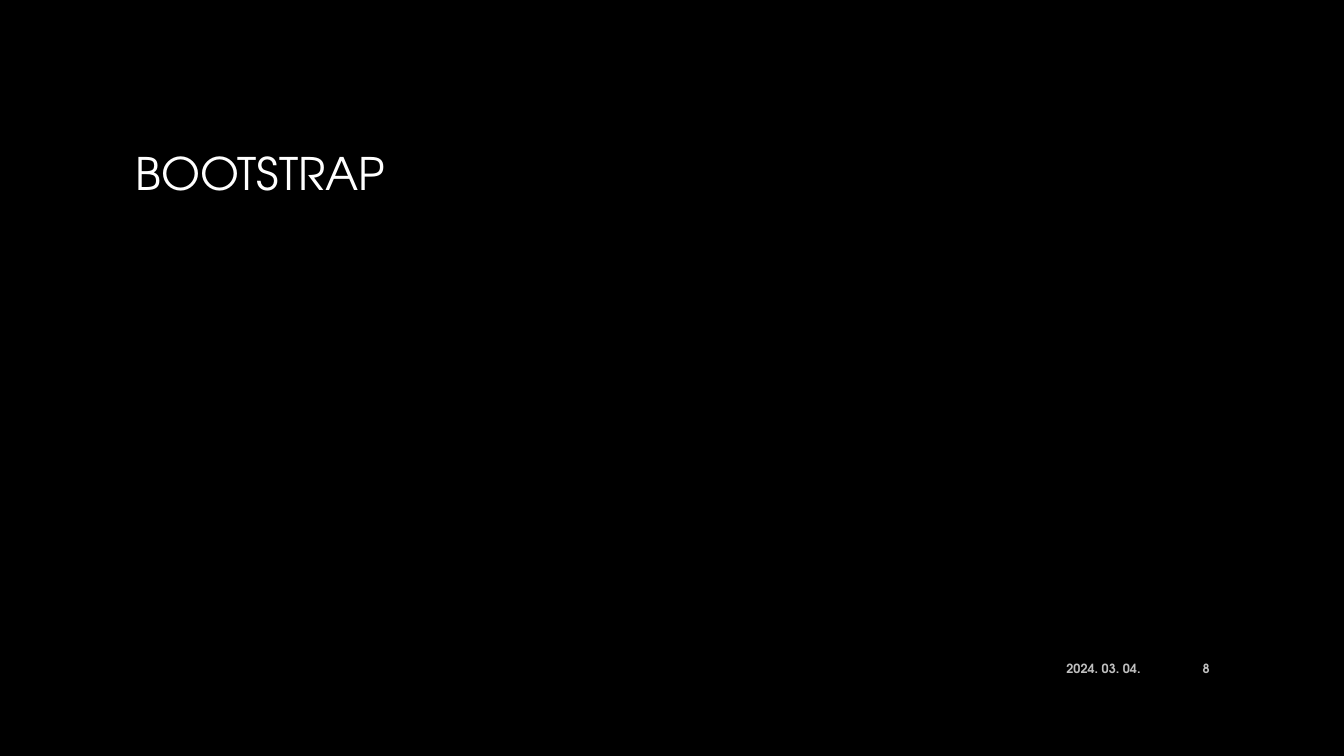
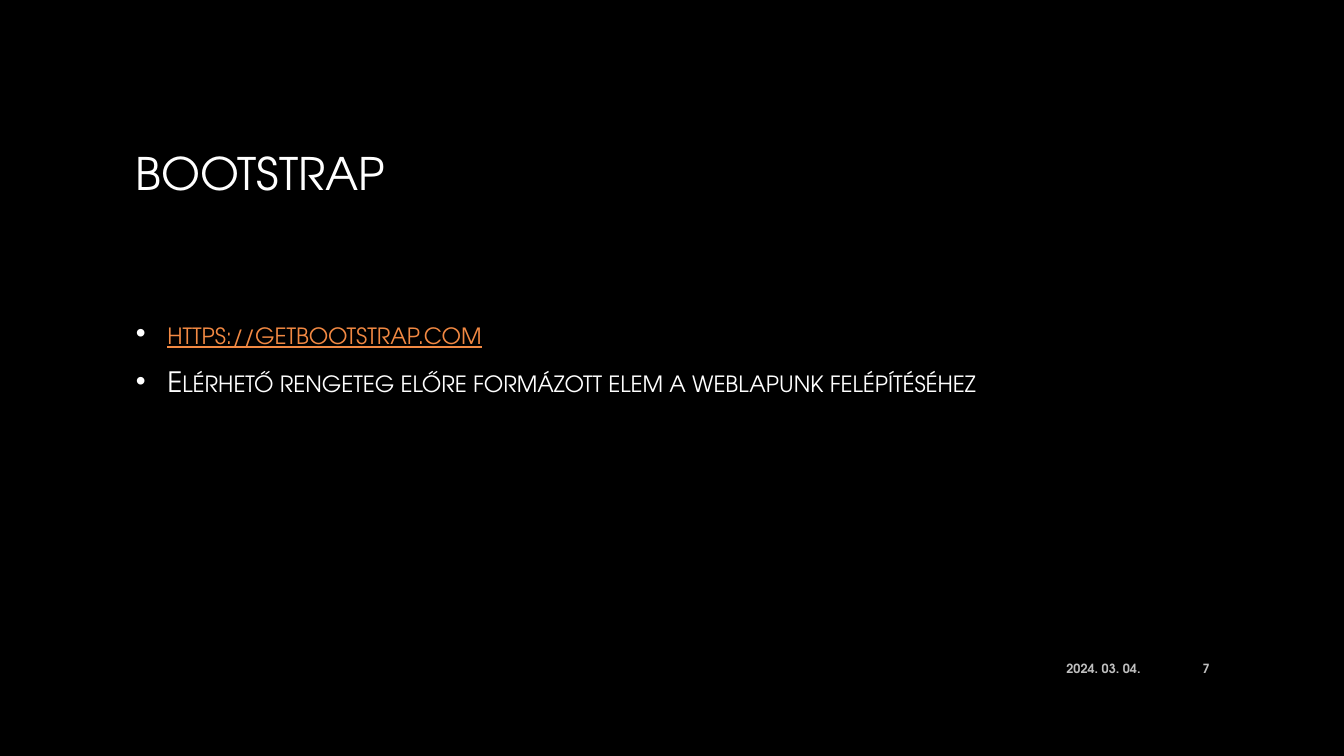
Before and after one commit to gereyl/html-portfolio, a slide deck: slide 7 of Eloadas.pptx (slide 8 before the commit). Drawn at 1344x756 pixels with LibreOffice and Linux fonts; fonts in the diff are those of the drawing; background and template pictures are left out. Boxes give left, top, right and bottom in pixels: in the first picture for what was removed or moved away, otherwise in the second. Text is boxed around its words. In the diff, an @@ line names an element or a change of style, - is before the commit and + after.

```diff
--- a/Eloadas.pptx
+++ b/Eloadas.pptx
@@ text added at (x1=167, y1=327, x2=976, y2=393), 20 pt, text gradient #FFFFFF to #BFBFBF, small capitals @@
+• https://getbootstrap.com
+• Elérhető rengeteg előre formázott elem a weblapunk felépítéséhez
@@ page number at (x1=1203, y1=663, x2=1210, y2=673): text changed @@
-8
+7
```
Also in this commit, not shown: 8 other slides changed, 3 slides added, 1 other file.
